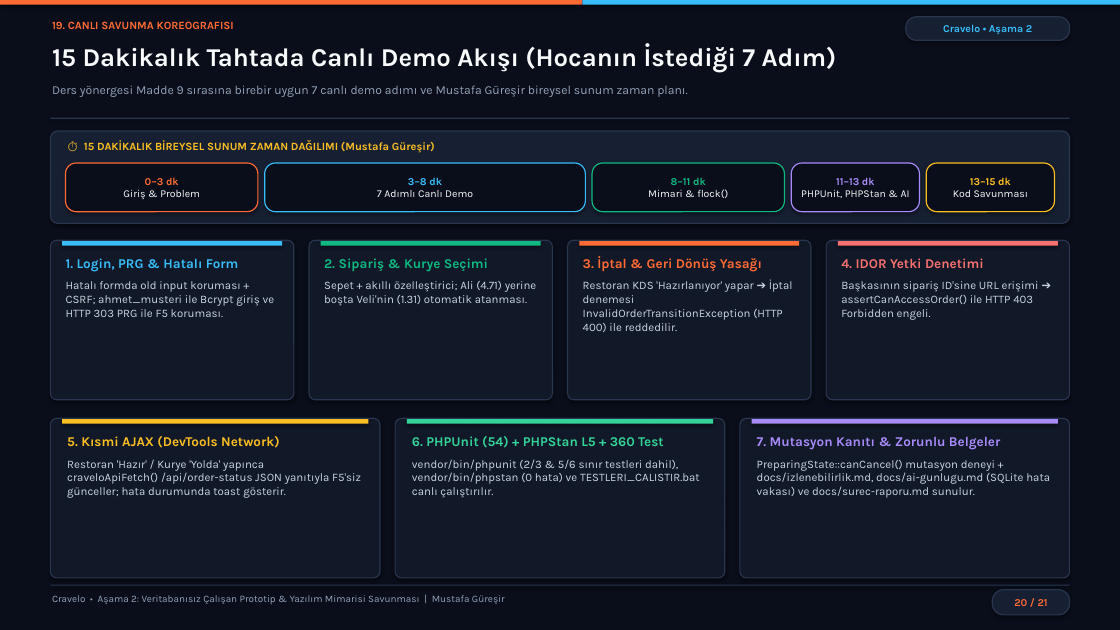
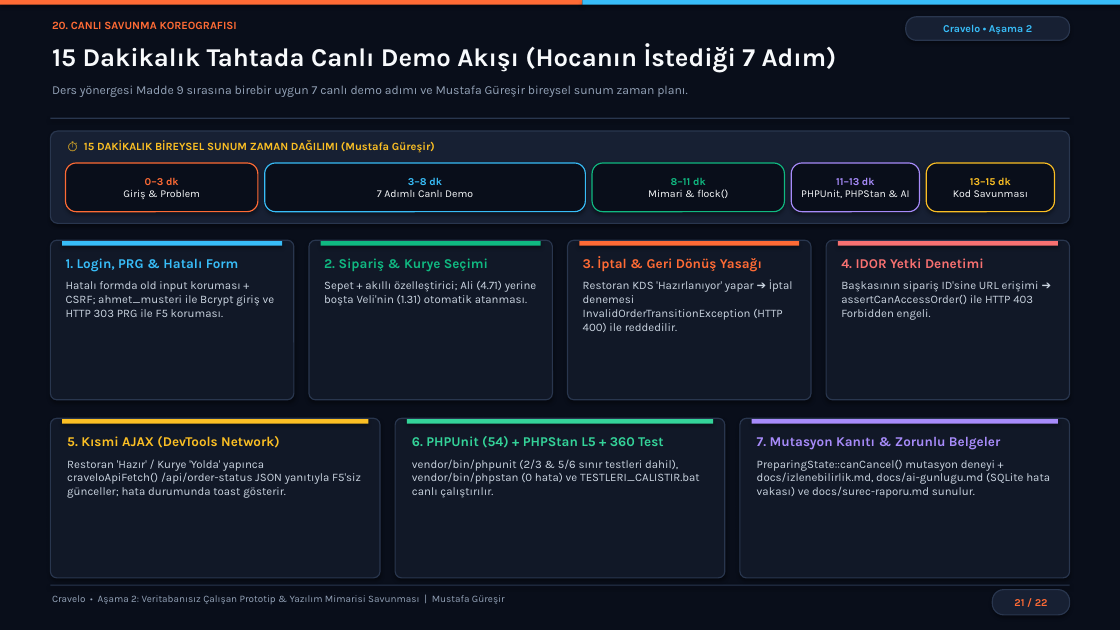
Before and after one commit to mustafaguresir/Cravelo, a slide deck: slide 21 of Cravelo_Asama2_Sunum.pptx (slide 20 before the commit). Drawn at 1120x630 pixels with LibreOffice and Linux fonts; fonts in the diff are those of the drawing. Boxes give left, top, right and bottom in pixels: in the first picture for what was removed or moved away, otherwise in the second. Text is boxed around its words. In the diff, an @@ line names an element or a change of style, - is before the commit and + after.

```diff
--- a/Cravelo_Asama2_Sunum.pptx
+++ b/Cravelo_Asama2_Sunum.pptx
@@ text at [52, 21, 237, 29]: text changed @@
-19. CANLI SAVUNMA KOREOGRAFISI
+20. CANLI SAVUNMA KOREOGRAFISI
@@ text in rounded rectangle at [1014, 599, 1048, 606]: text changed @@
-20 / 21
+21 / 22
```
Also in this commit, not shown: 20 other slides changed, 1 slide added, 1 other file.
